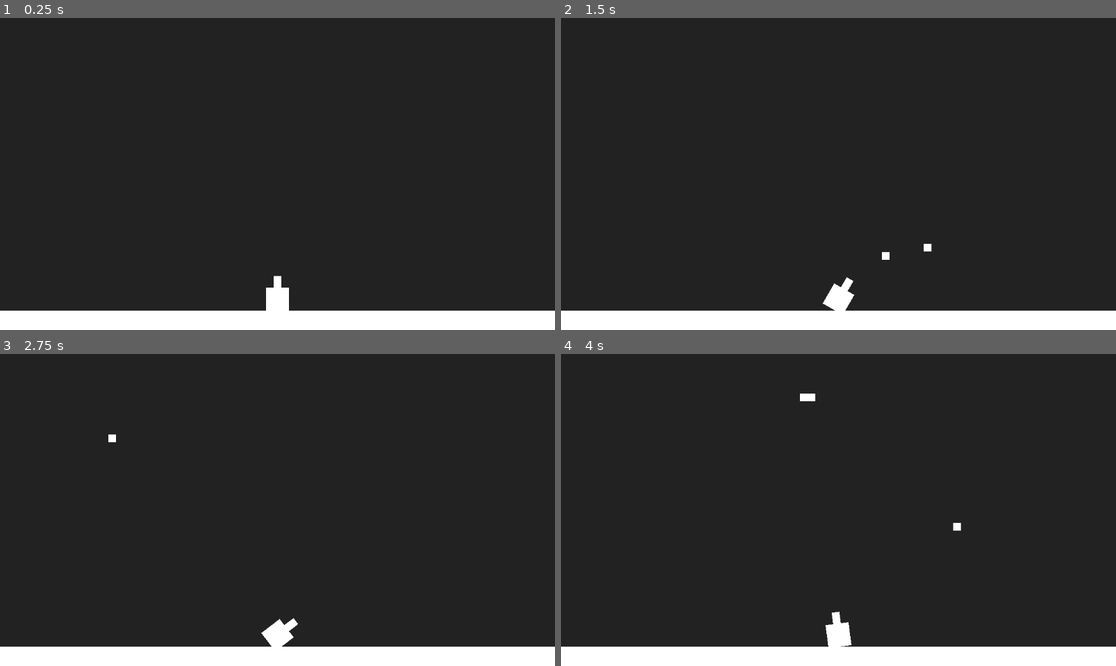
Above: before the commit, frames 1-4 (two rows, left to right).
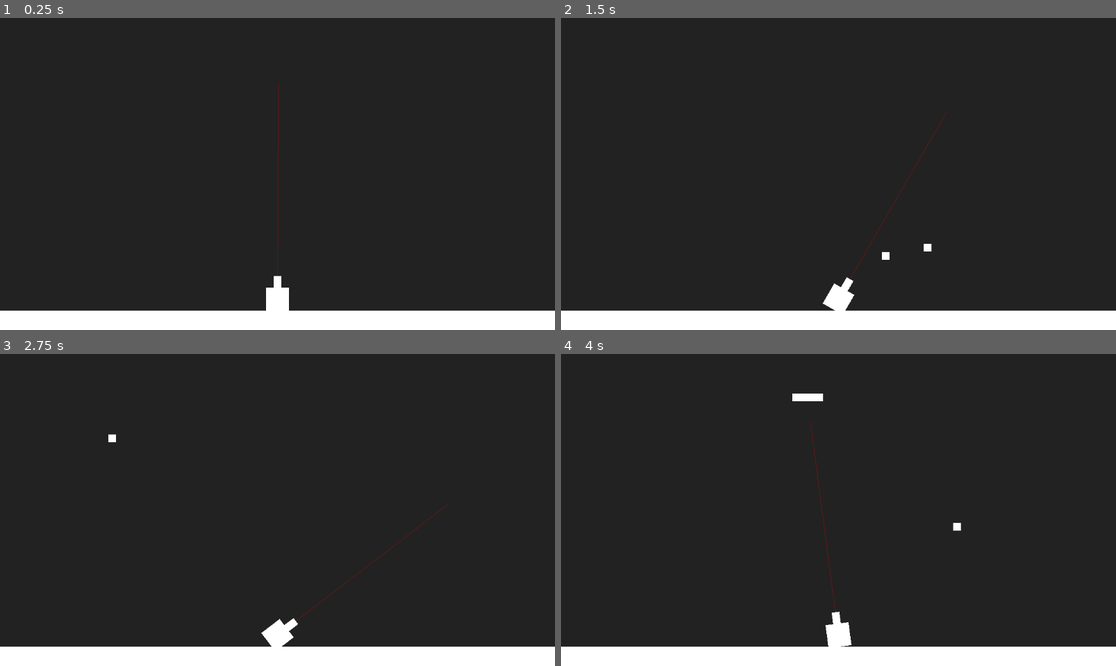
Above: after the commit, the same moments.

Repository: ankit-suman-07/PROJECTILE_2d
Game: Godot game, scene res://scenes/world.tscn
The game is run twice, just before and just after one commit, with the same random seed, the same clock (stepped at 60 frames per second) and the same inputs.
Inputs:
- Up to frame 1 (0.25 s): no input
- Up to frame 2 (1.5 s): tap Enter at 0.5 s; hold D (right) 0.53-1.28 s; tap Space (shoot) at 0.6, 1.25, 1.35 s; hold A (left) from 1.28 s (still down)
- Up to frame 3 (2.75 s): release A (left) at 2.03 s; hold D (right) from 2.03 s (still down); tap Space (shoot) at 2.1 s
- Up to frame 4 (4 s): tap Space (shoot) at 2.85, 3.6 s; release D (right) at 3.53 s; hold A (left) from 3.53 s (still down)

The runs differ from the first frame. In frame 1, 0.1% of the frame differs, in the area x 49-51%, y 20-83%; in frame 2, 0.1%; in frame 3, 0.1%; in frame 4, 0.2%, in the area x 41-50%, y 12-83%.

Commit message:
Add sound effect for collision

Diff:
--- a/scenes/bullet.tscn
+++ b/scenes/bullet.tscn
@@ -1,11 +1,12 @@
-[gd_scene load_steps=3 format=3 uid="uid://bjyd3sgrlskbu"]
+[gd_scene load_steps=4 format=3 uid="uid://bjyd3sgrlskbu"]
 
 [ext_resource type="Script" uid="uid://5lcyq85ugj4h" path="res://script/bullet.gd" id="1_mkf8s"]
+[ext_resource type="AudioStream" uid="uid://dymivekdt006v" path="res://assets/mixkit-arcade-mechanical-bling-210.wav" id="2_y25gk"]
 
 [sub_resource type="CircleShape2D" id="CircleShape2D_h1aey"]
 radius = 8.0
 
-[node name="bullet" type="StaticBody2D"]
+[node name="bullet" type="CharacterBody2D" groups=["bullets"]]
 script = ExtResource("1_mkf8s")
 
 [node name="ColorRect" type="ColorRect" parent="."]
@@ -16,3 +17,7 @@
 
 [node name="CollisionShape2D" type="CollisionShape2D" parent="."]
 shape = SubResource("CircleShape2D_h1aey")
+
+[node name="Crash" type="AudioStreamPlayer2D" parent="."]
+stream = ExtResource("2_y25gk")
+volume_db = -10.306
--- a/scenes/player.tscn
+++ b/scenes/player.tscn
@@ -1,11 +1,8 @@
-[gd_scene load_steps=6 format=3 uid="uid://clqc7tfkblrmt"]
+[gd_scene load_steps=5 format=3 uid="uid://clqc7tfkblrmt"]
 
 [ext_resource type="Script" uid="uid://b83v4pa31g2pu" path="res://script/player.gd" id="1_3vyb7"]
 [ext_resource type="PackedScene" uid="uid://bjyd3sgrlskbu" path="res://scenes/bullet.tscn" id="2_g2els"]
 [ext_resource type="AudioStream" uid="uid://o0n5lgawv2c2" path="res://assets/mixkit-game-ball-tap-2073.wav" id="3_qhqgy"]
-
-[sub_resource type="RectangleShape2D" id="RectangleShape2D_3vyb7"]
-size = Vector2(16, 20)
 
 [sub_resource type="CircleShape2D" id="CircleShape2D_3vyb7"]
 radius = 24.0208
@@ -27,10 +24,6 @@
 offset_right = 8.0
 offset_bottom = -24.0
 
-[node name="CollisionShape2D" type="CollisionShape2D" parent="."]
-position = Vector2(0, -38)
-shape = SubResource("RectangleShape2D_3vyb7")
-
 [node name="CollisionShape2D2" type="CollisionShape2D" parent="."]
 shape = SubResource("CircleShape2D_3vyb7")
 
@@ -40,3 +33,8 @@
 
 [node name="ShootSound" type="AudioStreamPlayer2D" parent="."]
 stream = ExtResource("3_qhqgy")
+
+[node name="Line2D" type="Line2D" parent="."]
+points = PackedVector2Array(0, -48, 0, -64, 0, -80, 0, -128, 0, -448)
+width = 2.0
+default_color = Color(1, 0, 0, 0.2)
--- a/scenes/targets.tscn
+++ b/scenes/targets.tscn
@@ -1,17 +1,22 @@
-[gd_scene load_steps=2 format=3 uid="uid://duvl7j8sfvyng"]
+[gd_scene load_steps=3 format=3 uid="uid://duvl7j8sfvyng"]
+
+[ext_resource type="Script" uid="uid://bgy1ujmqohxoc" path="res://script/targets.gd" id="1_kese5"]
 
 [sub_resource type="RectangleShape2D" id="RectangleShape2D_4k1k3"]
-size = Vector2(32, 16)
+size = Vector2(64, 16)
 
-[node name="targets" type="RigidBody2D"]
+[node name="targets" type="RigidBody2D" groups=["targets"]]
 mass = 0.5
 gravity_scale = 0.2
+script = ExtResource("1_kese5")
 
 [node name="ColorRect" type="ColorRect" parent="."]
-offset_left = -16.0
+offset_left = -32.0
 offset_top = -8.0
-offset_right = 16.0
+offset_right = 32.0
 offset_bottom = 8.0
 
 [node name="CollisionShape2D" type="CollisionShape2D" parent="."]
 shape = SubResource("RectangleShape2D_4k1k3")
+
+[connection signal="body_entered" from="." to="." method="_on_body_entered"]
--- a/script/bullet.gd
+++ b/script/bullet.gd
@@ -1,10 +1,35 @@
-extends StaticBody2D
+#extends CharacterBody2D
+#class_name Bullet
+#
+#@export var speed := 800.0
+#var direction := Vector2.ZERO
+#
+#func initialize(dir: Vector2):
+	#direction = dir
+#
+#func _physics_process(delta):
+	#position += direction * speed * delta
+
+extends CharacterBody2D
+class_name Bullet
+
+var score := 0
 
 @export var speed := 800.0
 var direction := Vector2.ZERO
+var has_collided := false  # Flag to ensure we print only once
 
 func initialize(dir: Vector2):
-	direction = dir
+	direction = dir.normalized()
 
 func _physics_process(delta):
-	position += direction * speed * delta
+	var collision = move_and_collide(direction * speed * delta)
+	if has_collided:
+		return
+
+	if collision:
+		if collision.get_collider().is_in_group("targets"):
+			has_collided = true
+			score += 1
+			print("crash : " + str(score))
+			$Crash.play()
--- a/script/player.gd
+++ b/script/player.gd
@@ -26,6 +26,7 @@
 func shoot():
 	if bullet_scene:
 		var bullet = bullet_scene.instantiate()
+		print(bullet.name)
 		var spawn_point = $BulletSpawnPoint.global_position
 		var direction = Vector2.UP.rotated(global_rotation)  # Shoot in the facing direction
 
--- /dev/null
+++ b/script/targets.gd
@@ -0,0 +1,5 @@
+extends RigidBody2D
+
+func _on_body_entered(body: Node) -> void:
+	if body.is_in_group("bullets"):
+		print("crash from target")
--- a/script/world.gd
+++ b/script/world.gd
@@ -22,5 +22,6 @@
 	if target_scene and markers.size() > 0:
 		var marker = markers[randi() % markers.size()]
 		var bullet = target_scene.instantiate()
+		print(bullet.name)
 		bullet.global_position = marker.global_position
 		get_tree().current_scene.add_child(bullet)
Not shown, added: assets/mixkit-arcade-mechanical-bling-210.wav.import
Not shown, added: script/targets.gd.uid
Not shown, added: assets/mixkit-arcade-mechanical-bling-210.wav
